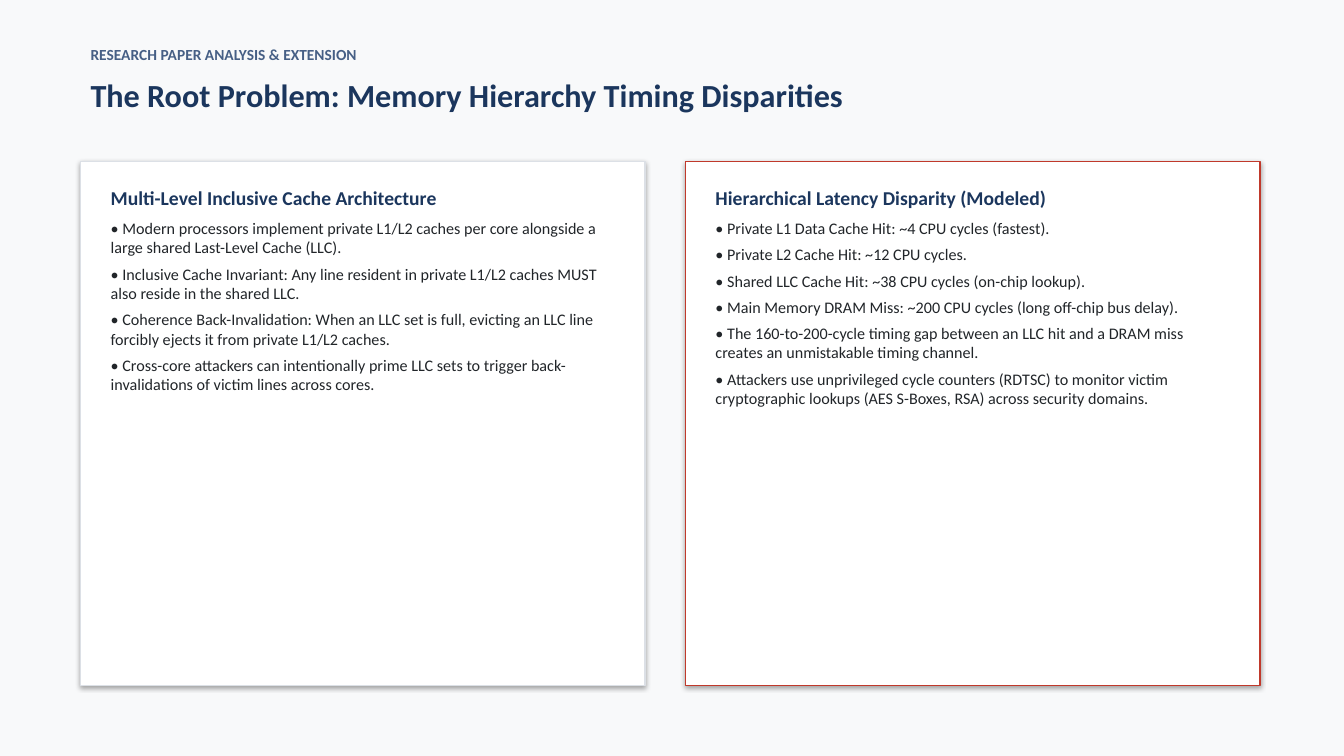
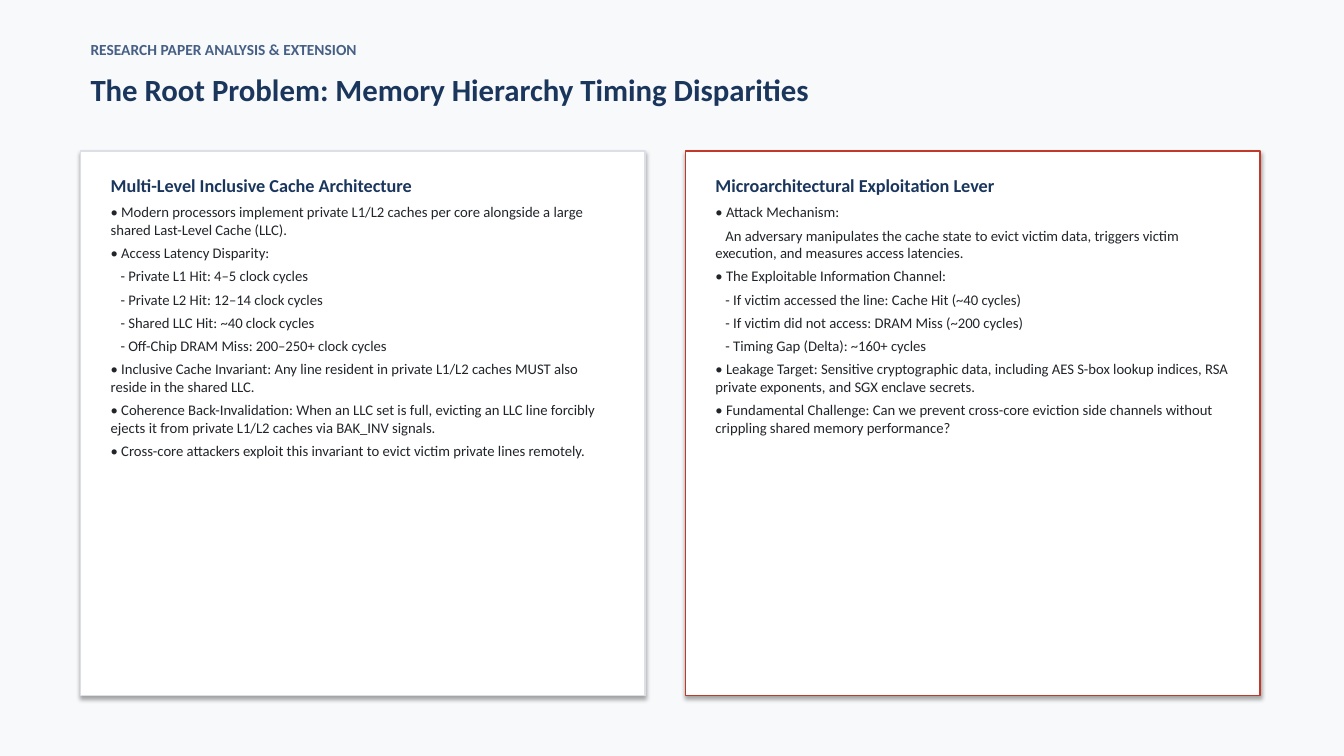
Before and after one commit to Sripadh16/IS-project, a slide deck: slide 2 of TreasureCache_Presentation.pptx. Drawn at 1344x756 pixels with LibreOffice and Linux fonts; fonts in the diff are those of the drawing. Boxes give left, top, right and bottom in pixels: in the first picture for what was removed or moved away, otherwise in the second. Text is boxed around its words. In the diff, an @@ line names an element or a change of style, - is before the commit and + after.

```diff
--- a/TreasureCache_Presentation.pptx
+++ b/TreasureCache_Presentation.pptx
@@ text "RESEARCH PAPER ANALYSIS & EXTENSION": place and size @@
-text "RESEARCH PAPER ANALYSIS & EXTENSION" at [91, 50, 356, 60]
+text "RESEARCH PAPER ANALYSIS & EXTENSION" at [91, 45, 356, 55]
@@ text "The Root Problem: Memory Hierarchy ..." at [91, 79, 809, 107]: size 23 to 22 pt @@
@@ rectangle: place and size @@
-rectangle at [81, 161, 645, 686]
+rectangle at [81, 151, 645, 696]
@@ text "Multi-Level Inclusive Cache Architecture": place and size @@
-text "Multi-Level Inclusive Cache Architecture" at [111, 191, 596, 390]
+text "Multi-Level Inclusive Cache Architecture" at [111, 179, 595, 459]
@@ text at [111, 179, 583, 392]: size 14 to 13 pt in "Multi-Level Inclusive Cache Architecture"; size 11.5 to 10.5 pt in "• Modern processors implement private L1/L2 caches ...", "• Inclusive Cache Invariant: Any line resident ..."; less space between paragraphs @@
@@ rectangle: place and size @@
-rectangle at [686, 161, 1260, 686]
+rectangle at [686, 151, 1260, 696]
@@ text at [715, 179, 1228, 436]: text changed; size 11.5 to 10.5 pt @@
-Hierarchical Latency Disparity (Modeled)
-• Private L1 Data Cache Hit: ~4 CPU cycles (fastest).
-• Private L2 Cache Hit: ~12 CPU cycles.
-• Shared LLC Cache Hit: ~38 CPU cycles (on-chip lookup).
-• Main Memory DRAM Miss: ~200 CPU cycles (long off-chip bus delay).
-• The 160-to-200-cycle timing gap between an LLC hit and a DRAM miss creates an unmistakable timing channel.
-• Attackers use unprivileged cycle counters (RDTSC) to monitor victim cryptographic lookups (AES S-Boxes, RSA) across security domains.
+Microarchitectural Exploitation Lever
+• Attack Mechanism:
+An adversary manipulates the cache state to evict victim data, triggers victim execution, and measures access latencies.
+• The Exploitable Information Channel:
+- If victim accessed the line: Cache Hit (~40 cycles)
+- If victim did not access: DRAM Miss (~200 cycles)
+- Timing Gap (Delta): ~160+ cycles
+• Leakage Target: Sensitive cryptographic data, including AES S-box lookup indices, RSA private exponents, and SGX enclave secrets.
+• Fundamental Challenge: Can we prevent cross-core eviction side channels without crippling shared memory performance?
@@ text at [121, 248, 387, 354]: paragraphs added @@
+• Access Latency Disparity:
+- Private L1 Hit: 4–5 clock cycles
+- Private L2 Hit: 12–14 clock cycles
+- Shared LLC Hit: ~40 clock cycles
+- Off-Chip DRAM Miss: 200–250+ clock cycles
@@ text at [111, 404, 595, 459]: text changed; size 11.5 to 10.5 pt @@
-• Coherence Back-Invalidation: When an LLC set is full, evicting an LLC line forcibly ejects it from private L1/L2 caches.
-• Cross-core attackers can intentionally prime LLC sets to trigger back-invalidations of victim lines across cores.
+• Coherence Back-Invalidation: When an LLC set is full, evicting an LLC line forcibly ejects it from private L1/L2 caches via BAK_INV signals.
+• Cross-core attackers exploit this invariant to evict victim private lines remotely.
```
Also in this commit, not shown: 3 other slides changed, 16 slides added, 11 slides removed, 12 other files.
